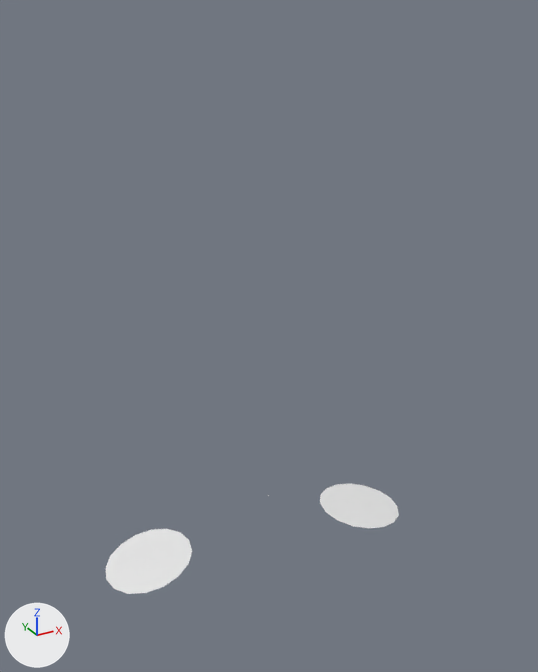
The FBX model Project_HD2D_Unity/Assets/Art/OpenVAT/Platform/4/Plateform4.fbx, before and after one commit.
Rendered twice from a camera (50 mm lens) standing at (-2.46, -4.48, 3.67) and looking at (0.03, 0.04, 1.41). The axes (+X, +Y, +Z) are drawn at lower left. The lights are the same throughout. The older version comes first.

Names of what the first picture shows: 'Plateform4_vat'.
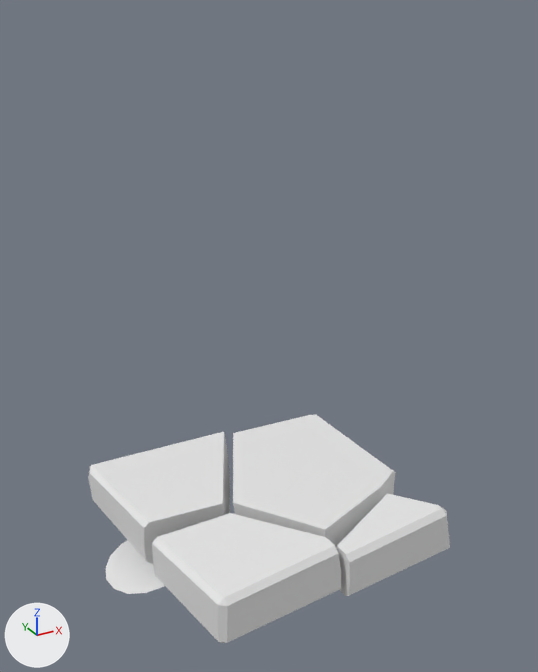
Commit message: update vat

The edits, one by one:
me_plateform4_mesh is used by ob_plateform4_vat; location (0.0, 0.0, 0.0).
me_plateform4_mesh had 762 vertices, 742 faces and spanned x -1.34..1.29, y -0.36..0.58, z -0.5..0.0.
me_plateform4_mesh now has 1890 vertices, 1633 faces and spans x -1.34..1.43, y -1.31..1.47, z -0.51..3.53.
me_plateform4_mesh part 1: 15 vertices moved within x -1.05..-0.88, y 0.04..0.4, z -0.43..-0.41; 759 vertices added at x -1.22..1.43, y -1.31..1.47, z -0.47..3.53.
Other edits to the shape of me_plateform4_mesh do not show in these pictures.

Location of each change, (x1, y1, x2, y2) in pixels of the pictures (538 x 672 px):
'Plateform4_vat', reshaped
    before: (105, 484, 399, 594)
    after: (88, 415, 450, 643)
part 1 of me_plateform4_mesh, built on
    before: (138, 541, 165, 577)
    after: (88, 415, 450, 643)
